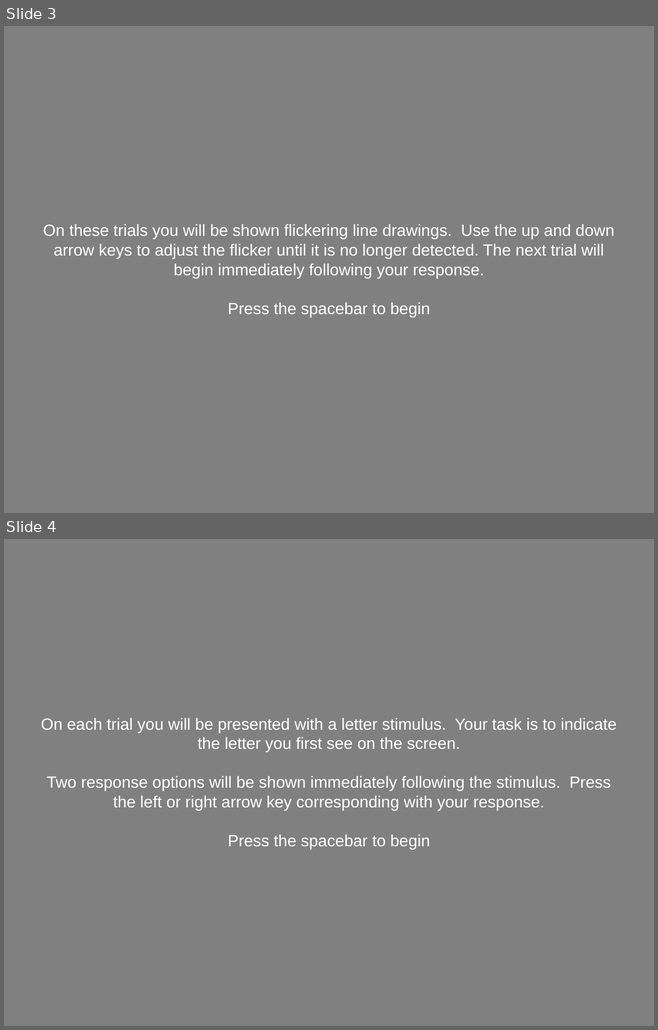
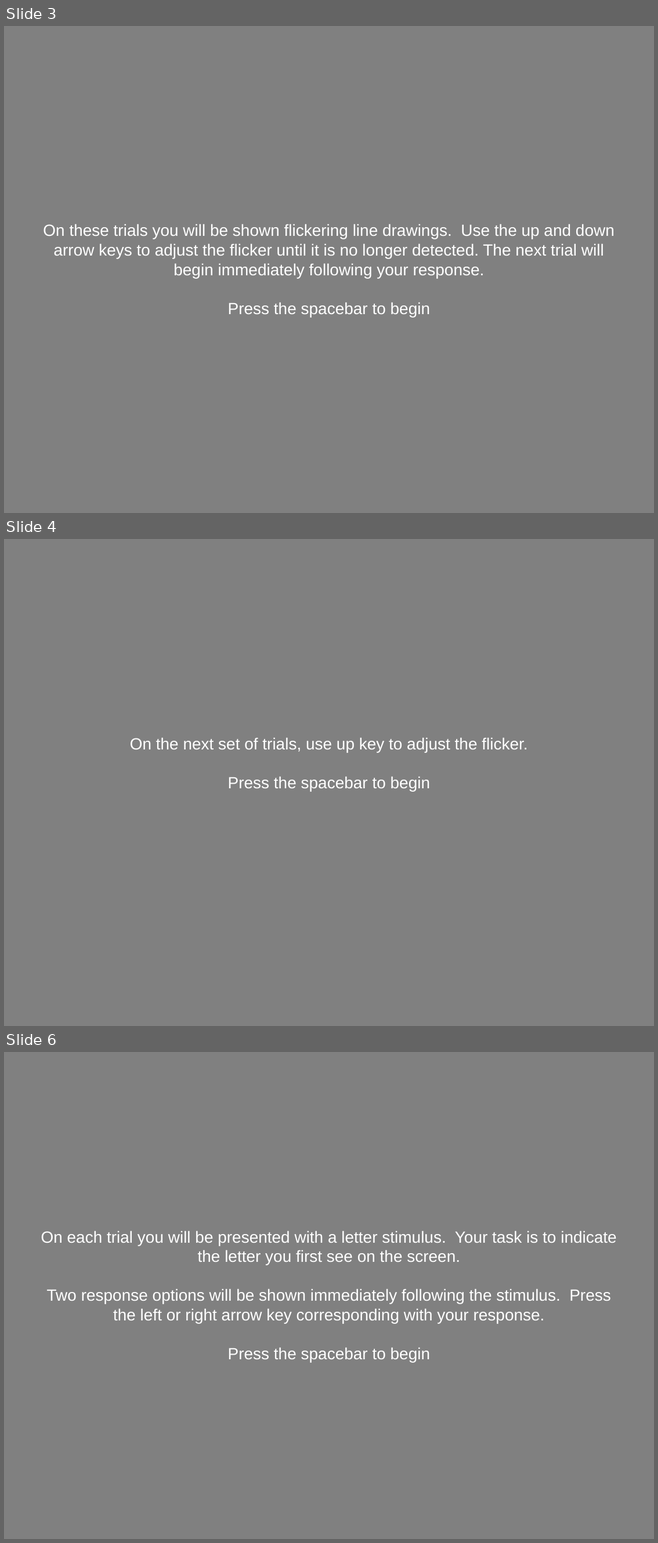
Before and after one commit to Roman-Belenya/psychophysics, a slide deck: images/instructions/instructions.pptx. Shown one above the other, each under a label of ours: slides 3 and 4 before the commit, slides 3, 4 and 6 after it; the slides between them are not shown. The pictures are 658x1030 and 658x1543 pixels, drawn with LibreOffice and Linux fonts; fonts in the diff are those of the drawing. Boxes give left, top, right and bottom in pixels: in the first picture for what was removed or moved away, otherwise in the second. Text is boxed around its words. In the diff, an @@ line names an element or a change of style, - is before the commit and + after.

```diff
--- a/images/instructions/instructions.pptx
+++ b/images/instructions/instructions.pptx
@@ slide 4 added at (4, 539, 654, 1026), background #808080 @@
@@ text added at (130, 738, 527, 791), 18 pt, text #FFFFFF @@
+On the next set of trials, use up key to adjust the flicker.
+Press the spacebar to begin
@@ what was slide 4 is now slide 6 @@
```
Also in this commit, not shown: 1 other slide added, 14 other files.
